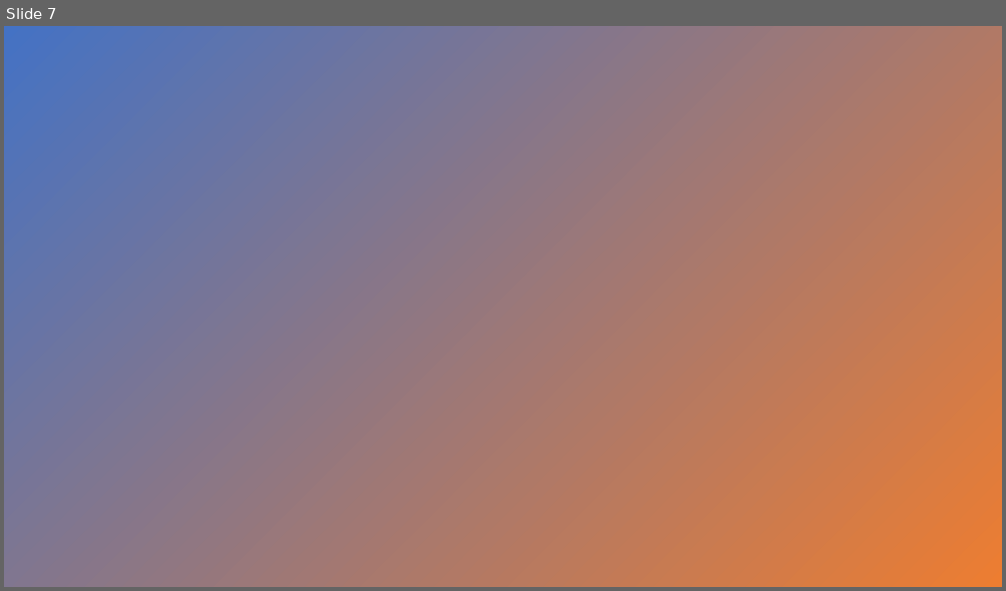
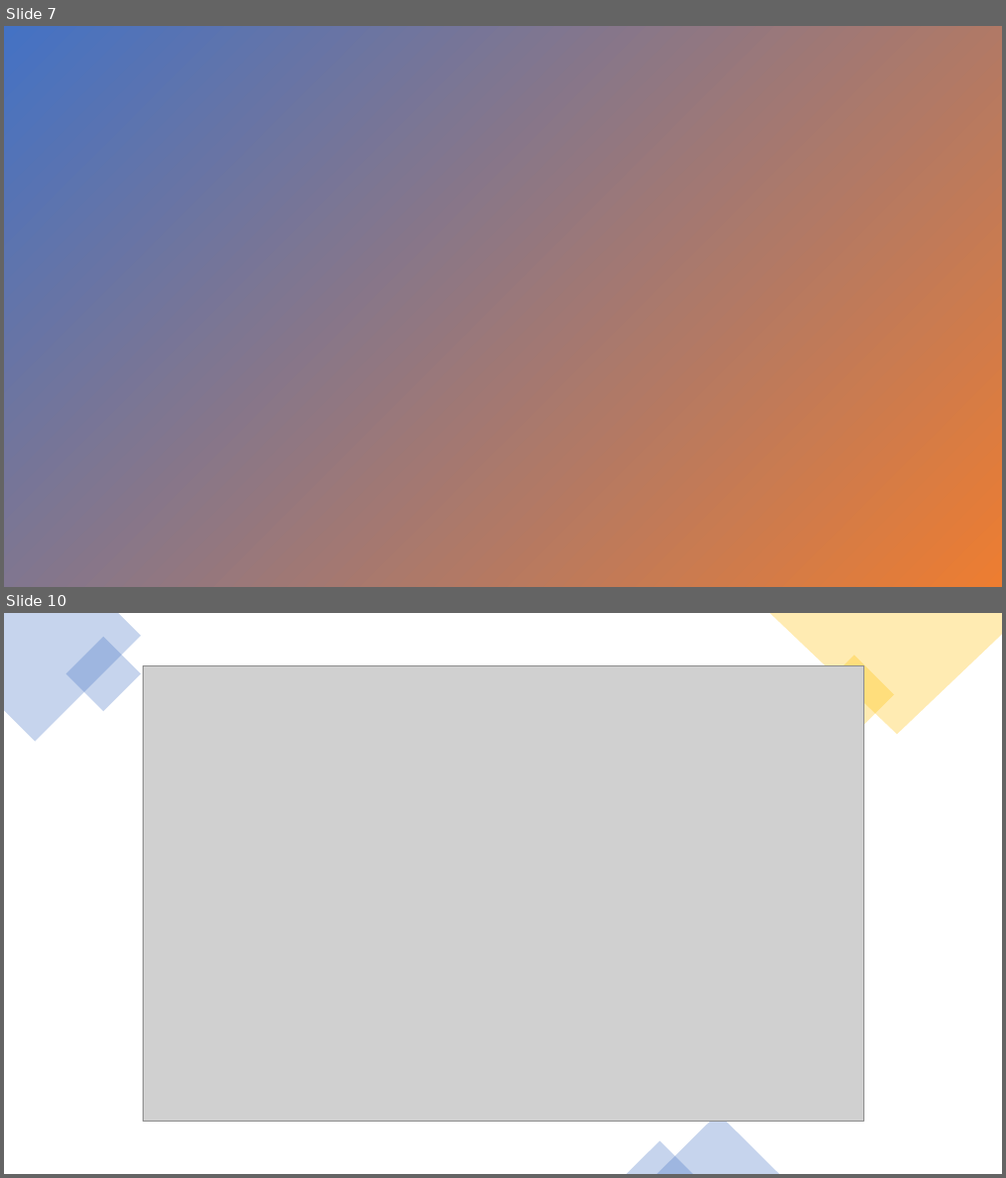
Before and after one commit to jnketiah89/FINALCAPSTONE, a slide deck: CAPSTONE SLIDES.pptx. Shown one above the other, each under a label of ours: slide 7 before the commit, slides 7 and 10 after it; the slides between them are not shown. The pictures are 1006x591 and 1006x1178 pixels, drawn with LibreOffice and Linux fonts; fonts in the diff are those of the drawing; grey boxes stand for pictures; background and template pictures are left out. Boxes give left, top, right and bottom in pixels: in the first picture for what was removed or moved away, otherwise in the second. Text is boxed around its words. In the diff, an @@ line names an element or a change of style, - is before the commit and + after.

```diff
--- a/CAPSTONE SLIDES.pptx
+++ b/CAPSTONE SLIDES.pptx
@@ slide 10 added at box(4, 613, 1002, 1174), background #FFFFFF @@
@@ freeform shape added at box(4, 613, 141, 742), fill #4472C4 at 30% opacity @@
@@ rectangle added at box(66, 637, 142, 712), fill #4472C4 at 30% opacity @@
@@ freeform shape added at box(770, 613, 1002, 735), fill #FFC000 at 30% opacity @@
@@ picture added at box(143, 665, 863, 1121) @@
@@ rectangle added at box(815, 656, 894, 735), fill #FFC000 at 30% opacity @@
@@ triangle added at box(656, 1114, 779, 1174), fill #4472C4 at 30% opacity @@
@@ triangle added at box(627, 1142, 693, 1174), fill #4472C4 at 30% opacity @@
```
Also in this commit, not shown: 2 other slides added.
